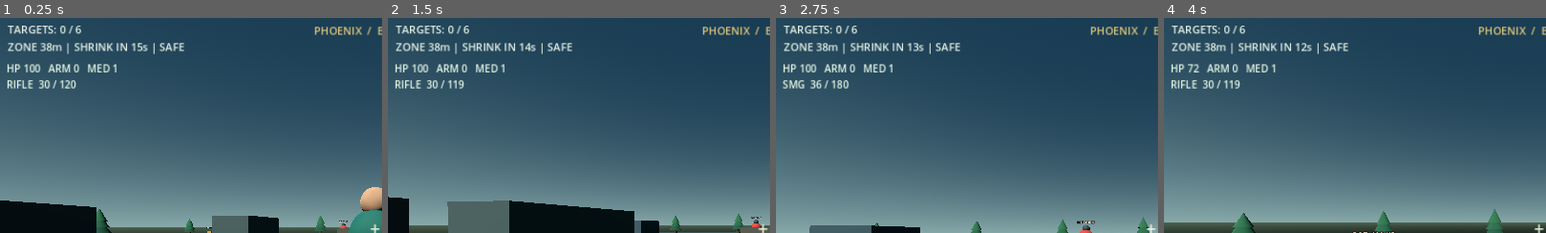
Above: before the commit, frames 1-4 (left to right).
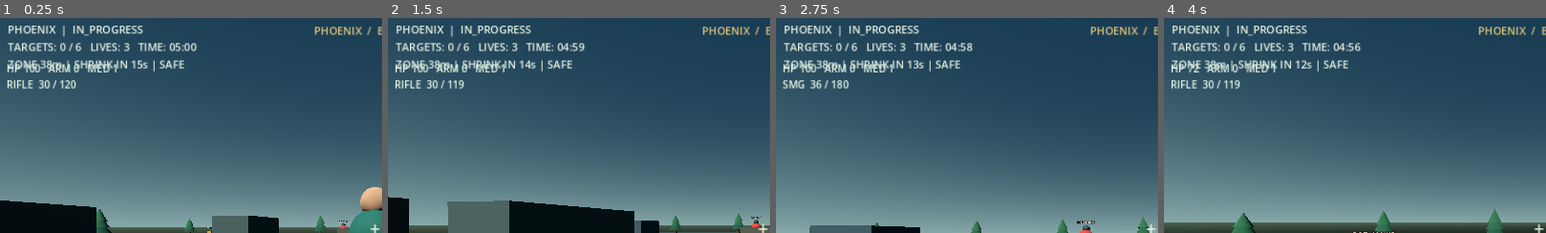
Above: after the commit, the same moments.

Repository: rannarmenu/project-phoenix-battle-royale
Game: Godot game, scene res://scenes/main.tscn
Two runs of this game, one before a commit and one after it. Both use one fixed random seed, a clock stepped at 60 frames per second and the inputs below.
Inputs (mouse positions are % of the whole screen's width and height, from its top left):
- Up to frame 1 (0.25 s): no input
- Up to frame 2 (1.5 s): tap Enter at 0.5 s; move the mouse to (55, 50) at 0.52 s; hold W (move_forward) from 0.53 s (still down); tap V at 0.6 s; click (55, 50) at 0.67 s; tap Space (jump) at 0.77 s; move the mouse to (45, 50) at 1.27 s; tap R at 1.35 s
- Up to frame 3 (2.75 s): keep holding W (move_forward); tap Space (jump) at 1.52 s; move the mouse to (52, 48) at 2.02 s; tap Q at 2.1 s
- Up to frame 4 (4 s): keep holding W (move_forward); move the mouse to (49, 52) at 2.77 s; tap Tab at 2.85 s; click (49, 52) at 2.92 s; tap Space (jump) at 3.02, 3.77 s; move the mouse to (57, 51) at 3.52 s; tap 1 at 3.6 s
The pictures show only the part of the screen within x 1-51%, y 1-51%; the shares and areas given below are measured in that part.

The runs differ from the first frame. In frame 1, 3.4% of the frame differs, in the area x 2-52%, y 3-25%; in frame 2, 3.4%; in frame 3, 3.4%; in frame 4, 3.4%.

Commit message:
Add match clock, remaining lives and elimination feed to HUD

Diff:
--- a/scripts/main.gd
+++ b/scripts/main.gd
@@ -6,6 +6,7 @@
 const SafeZoneScript = preload("res://scripts/safe_zone.gd")
 
 var status_label: Label
+var kill_feed_label: Label
 var eliminated_count: int = 0
 var total_targets: int = 0
 var safe_zone: Node3D
@@ -244,6 +245,13 @@
 	status_label.add_theme_color_override("font_color", Color(0.9, 0.95, 0.9))
 	layer.add_child(status_label)
 
+	kill_feed_label = Label.new()
+	kill_feed_label.name = "KillFeed"
+	kill_feed_label.position = Vector2(24.0, 110.0)
+	kill_feed_label.add_theme_font_size_override("font_size", 14)
+	kill_feed_label.add_theme_color_override("font_color", Color(1.0, 0.82, 0.52))
+	layer.add_child(kill_feed_label)
+
 	var title := Label.new()
 	title.text = "PHOENIX  /  BATTLE SIM"
 	title.anchor_left = 0.5
@@ -277,6 +285,8 @@
 	if match_state != &"IN_PROGRESS":
 		return
 	eliminated_count = mini(total_targets, eliminated_count + 1)
+	if is_instance_valid(kill_feed_label):
+		kill_feed_label.text = "ELIMINATION  +%d" % eliminated_count
 	_update_hud()
 	if eliminated_count >= total_targets:
 		_finish_match(&"VICTORY")
@@ -344,4 +354,9 @@
 	var player := get_node_or_null("Player") as Node3D
 	if is_instance_valid(safe_zone) and is_instance_valid(player):
 		zone_text = safe_zone.call("get_status_text_for_position", player.global_position)
-	status_label.text = "TARGETS: %d / %d\n%s" % [eliminated_count, total_targets, zone_text]
+	var player_lives: int = int(player.get("lives_remaining")) if is_instance_valid(player) else 0
+	var time_left: int = maxi(0, int(ceil(match_duration - match_elapsed)))
+	var clock_text := "%02d:%02d" % [int(time_left / 60), time_left % 60]
+	status_label.text = "PHOENIX  |  %s\nTARGETS: %d / %d   LIVES: %d   TIME: %s\n%s" % [
+		str(match_state), eliminated_count, total_targets, player_lives, clock_text, zone_text
+	]
